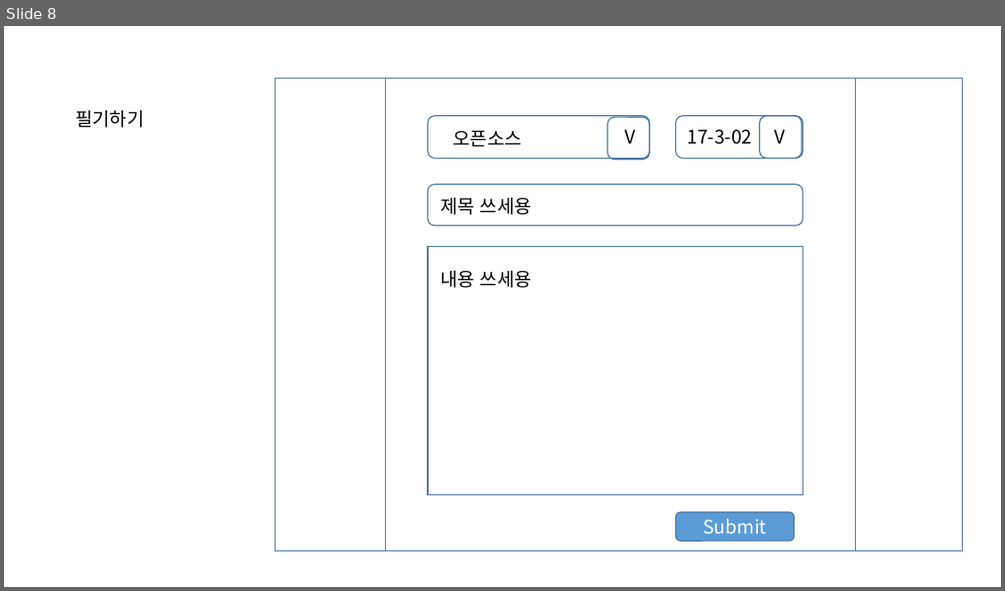
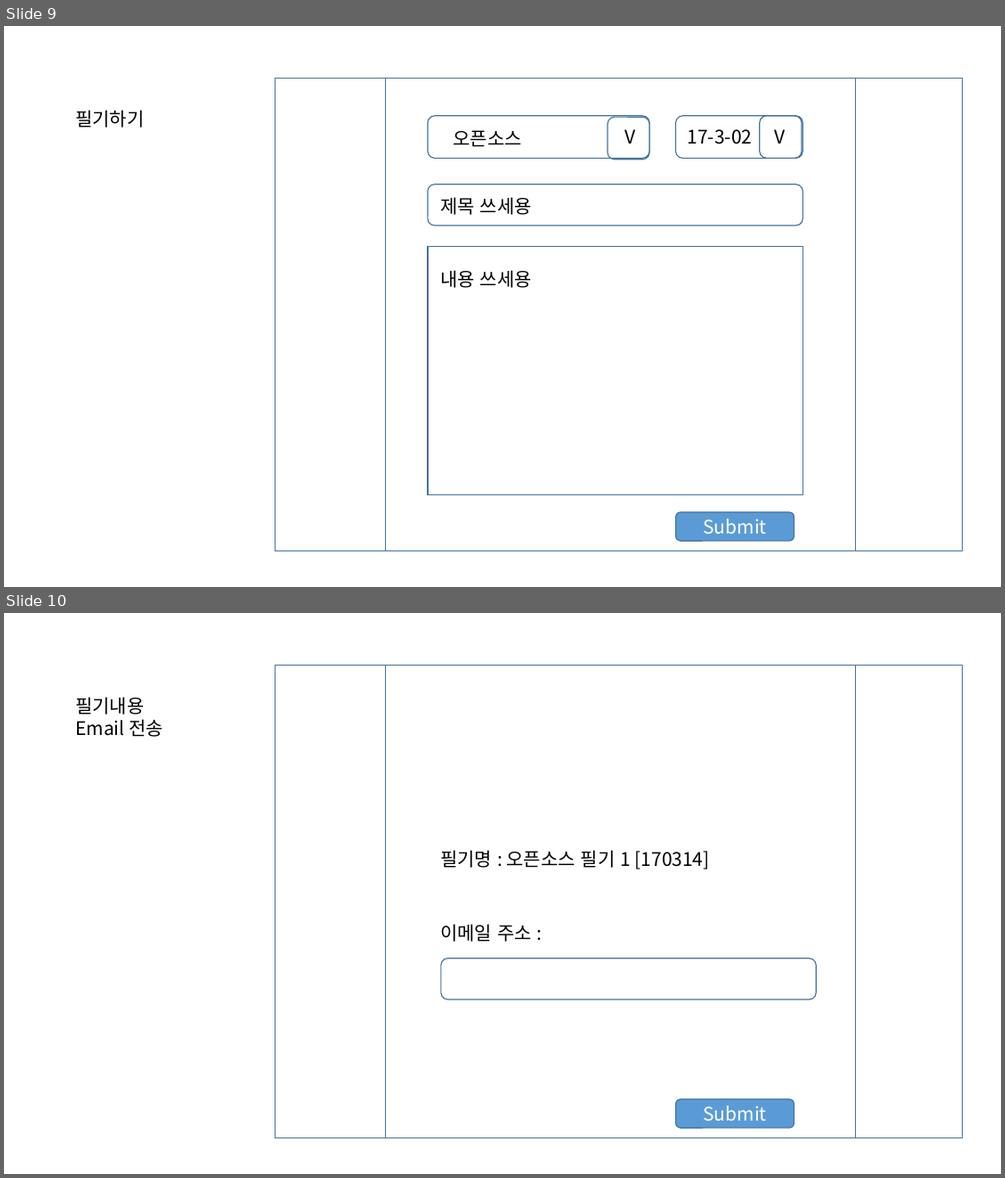
Before and after one commit to masima305/opensourceClass, a slide deck: project#1/메모장 기획.pptx. Shown one above the other, each under a label of ours: slide 8 before the commit, slides 9 and 10 after it. The pictures are 1005x591 and 1005x1178 pixels, drawn with LibreOffice and Linux fonts; fonts in the diff are those of the drawing. Boxes give left, top, right and bottom in pixels: in the first picture for what was removed or moved away, otherwise in the second. Text is boxed around its words. In the diff, an @@ line names an element or a change of style, - is before the commit and + after.

```diff
--- a/project#1/메모장 기획.pptx
+++ b/project#1/메모장 기획.pptx
@@ slide 10 added at (4,613,1001,1174), background #FFFFFF @@
@@ text added at (75,697,163,737), 18 pt, text #000000 @@
+필기내용
+Email 전송
@@ group added at (275,666,963,1137): 2 rectangles, 2 rounded rectangles, 2 texts @@
+필기명 : 오픈소스 필기 1 [170314]
+Submit
+이메일 주소 :
@@ what was slide 8 is now slide 9 @@
```
Also in this commit, not shown: 5 slides changed, 2 other slides added.
